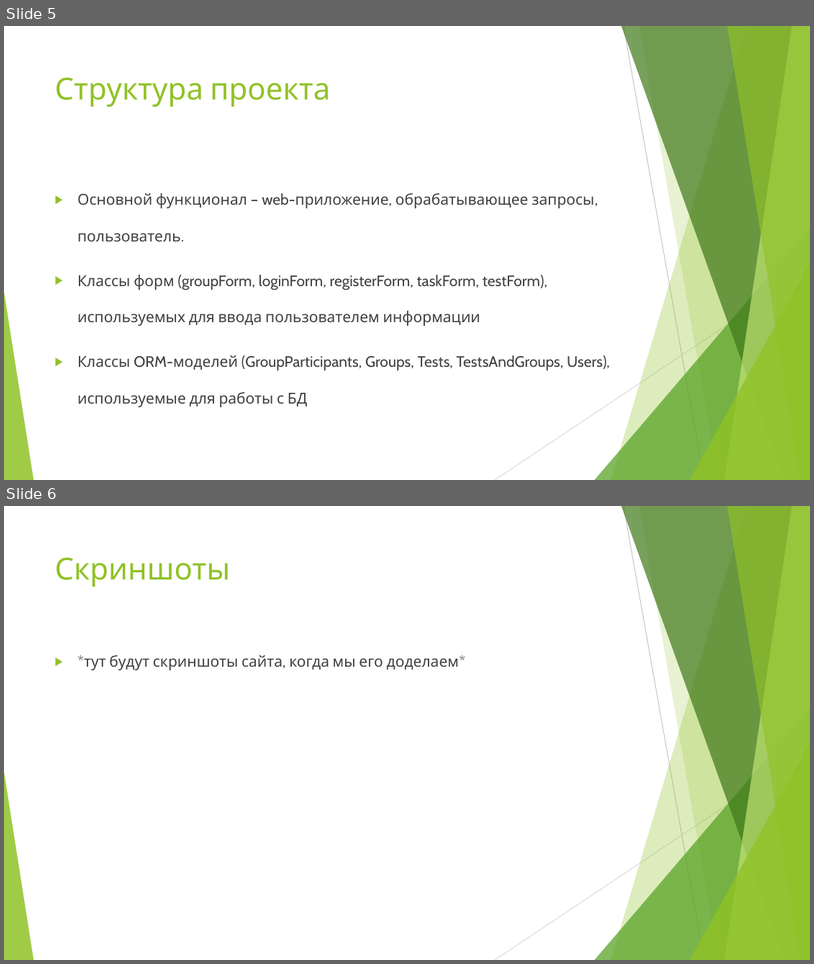
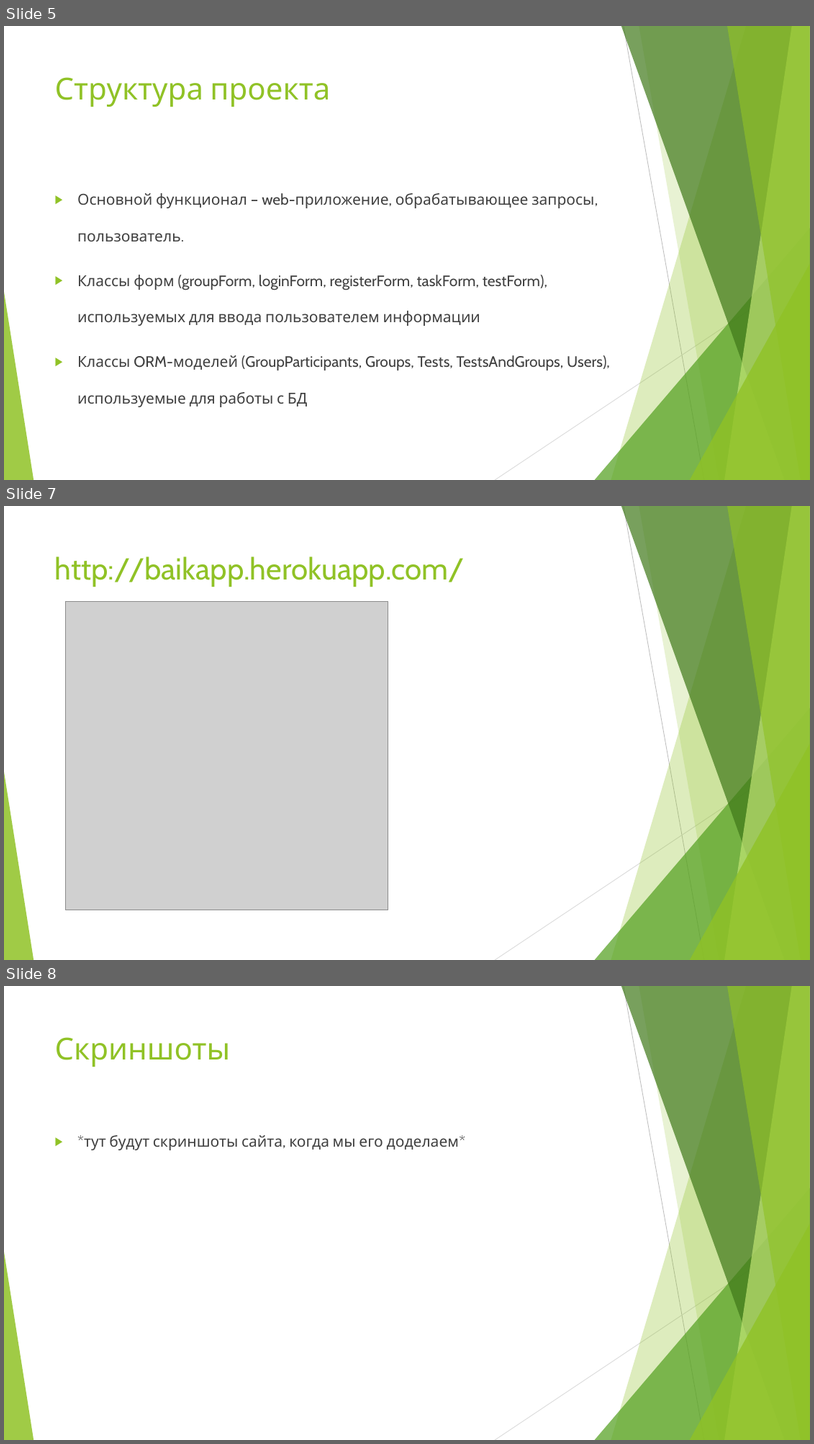
Before and after one commit to Evgeny-Vanichev/bot_tester, a slide deck: презентация.pptx. Shown one above the other, each under a label of ours: slides 5 and 6 before the commit, slides 5, 7 and 8 after it; the slides between them are not shown. The pictures are 814x964 and 814x1444 pixels, drawn with LibreOffice and Linux fonts; fonts in the diff are those of the drawing; grey boxes stand for pictures. Boxes give left, top, right and bottom in pixels: in the first picture for what was removed or moved away, otherwise in the second. Text is boxed around its words. In the diff, an @@ line names an element or a change of style, - is before the commit and + after.

```diff
--- a/презентация.pptx
+++ b/презентация.pptx
@@ slide 7 added at (4, 506, 810, 960), background #FFFFFF; not listed: 10 template elements that a slide beside it also shows @@
@@ title added at (55, 556, 465, 587), 36 pt, text #90C226 @@
+http://baikapp.herokuapp.com/
@@ picture added at (66, 602, 388, 909) @@
@@ what was slide 6 is now slide 8 @@
```
Also in this commit, not shown: 1 other slide added.
